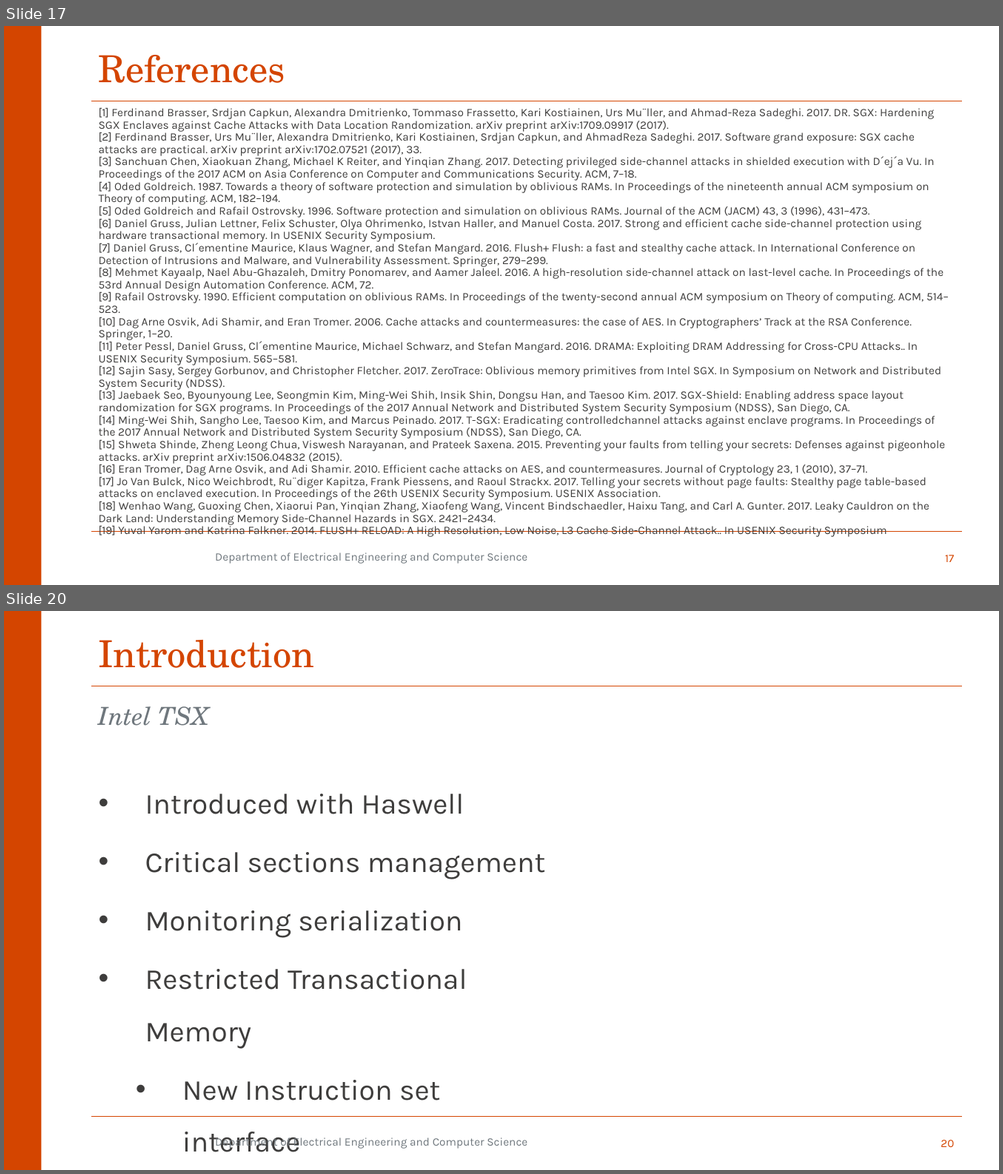
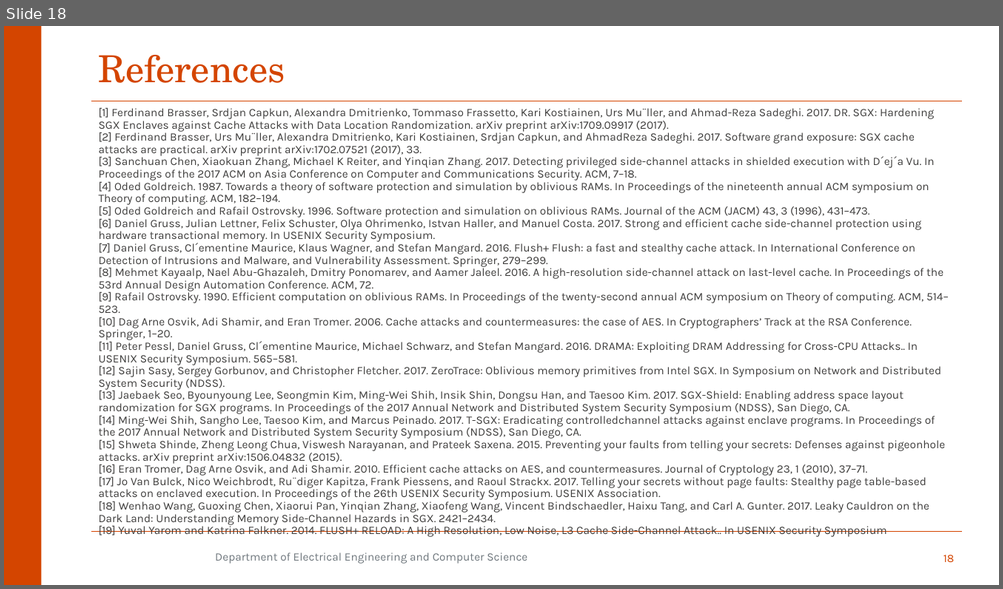
Before and after one commit to aminfallahi/A-Survey-on-SGX-Enclave-Privileged-Side-Channel-Attacks, a slide deck: Presentation/qe2.pptx. Shown one above the other, each under a label of ours: slides 17 and 20 before the commit, slide 18 after it; the slides between them are not shown. The pictures are 1003x1174 and 1003x589 pixels, drawn with LibreOffice and Linux fonts; fonts in the diff are those of the drawing; background and template pictures are left out. Boxes give left, top, right and bottom in pixels: in the first picture for what was removed or moved away, otherwise in the second. Text is boxed around its words. In the diff, an @@ line names an element or a change of style, - is before the commit and + after.

```diff
--- a/Presentation/qe2.pptx
+++ b/Presentation/qe2.pptx
@@ slide 20 removed at bbox=[4, 611, 999, 1170], background #FFFFFF; not listed: 3 template elements that a slide beside it also shows @@
@@ title removed at bbox=[99, 640, 315, 668] @@
-Introduction
@@ text removed at bbox=[99, 706, 210, 726] @@
-Intel TSX
@@ text removed at bbox=[145, 794, 546, 1153] @@
-• Introduced with Haswell
-• Critical sections management
-• Monitoring serialization
-• Restricted Transactional Memory
-  • New Instruction set interface
@@ text removed at bbox=[215, 1136, 527, 1150] @@
-Department of Electrical Engineering and Computer Science
@@ page number removed at bbox=[940, 1140, 953, 1147] @@
-20
@@ what was slide 17 is now slide 18 @@
@@ page number at bbox=[943, 555, 954, 562]: text changed @@
-17
+18
```
Also in this commit, not shown: 6 slides changed, 3 other slides removed.
